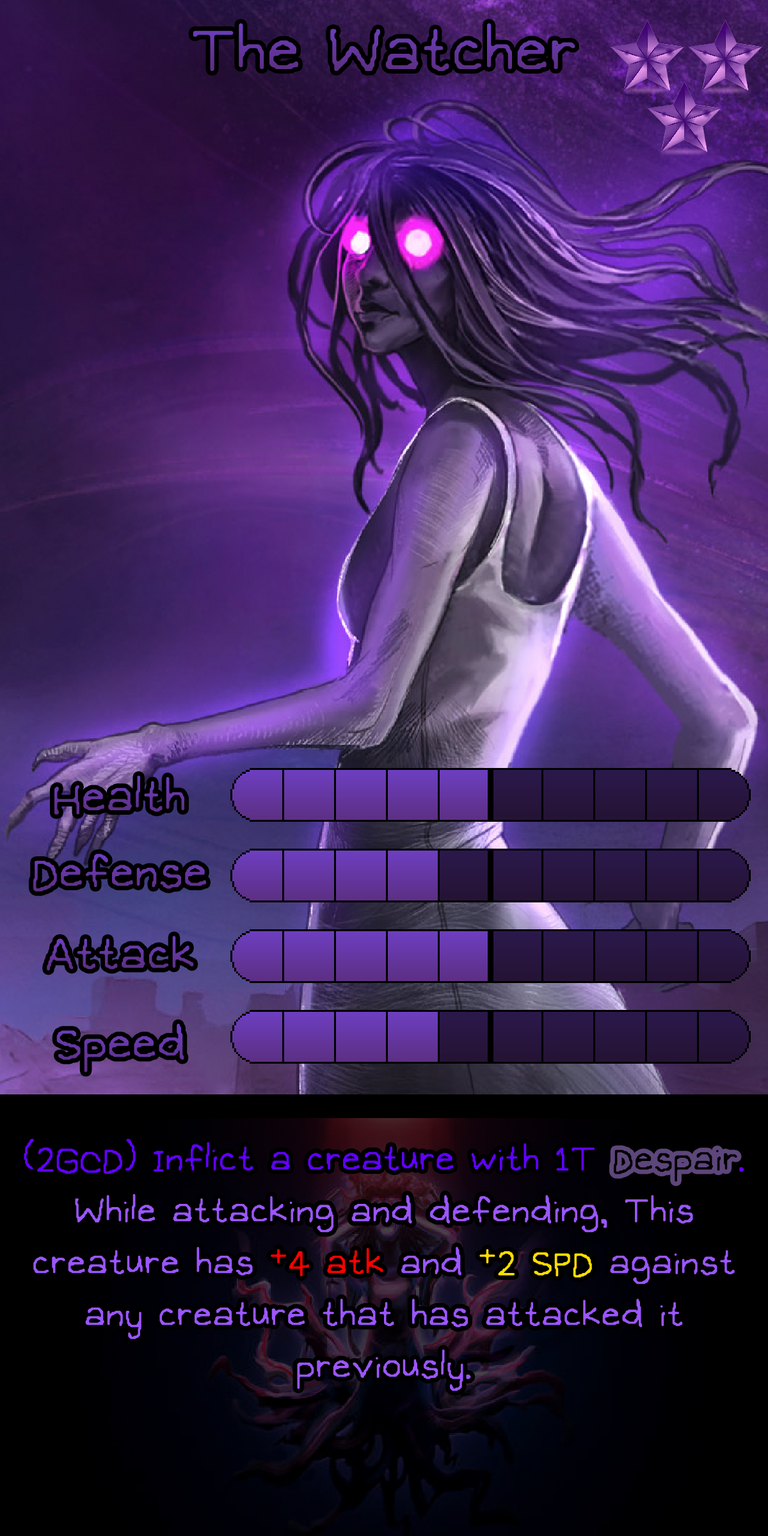
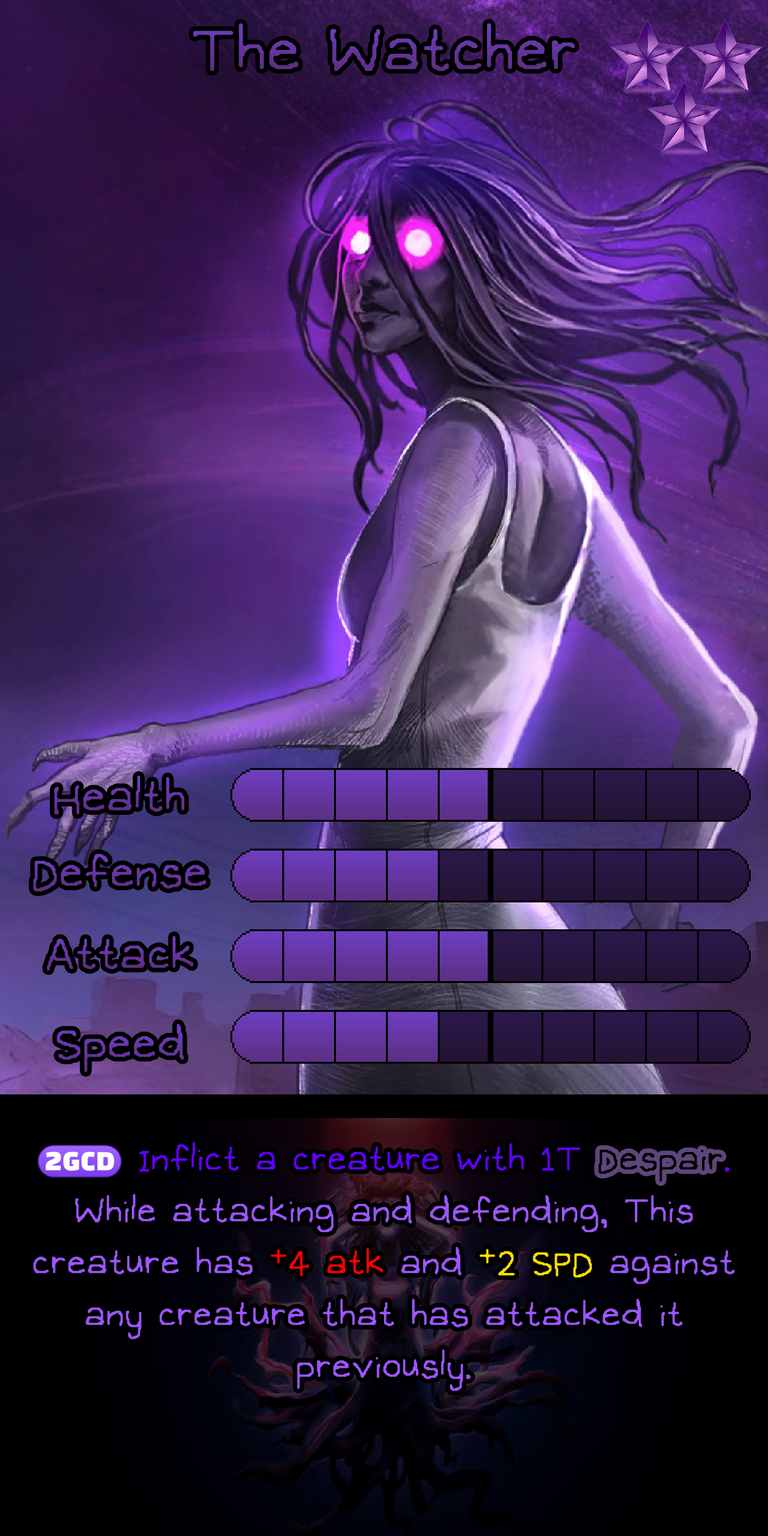
Layer changes from the first w=768, h=1536 image to the second:
added layer "Ability FX: Despair" above "Despair" over [598, 1149, 722, 1182]
hid "Despair" over [613, 1149, 738, 1182]
painted on "Ability" over [23, 1138, 745, 1318]
